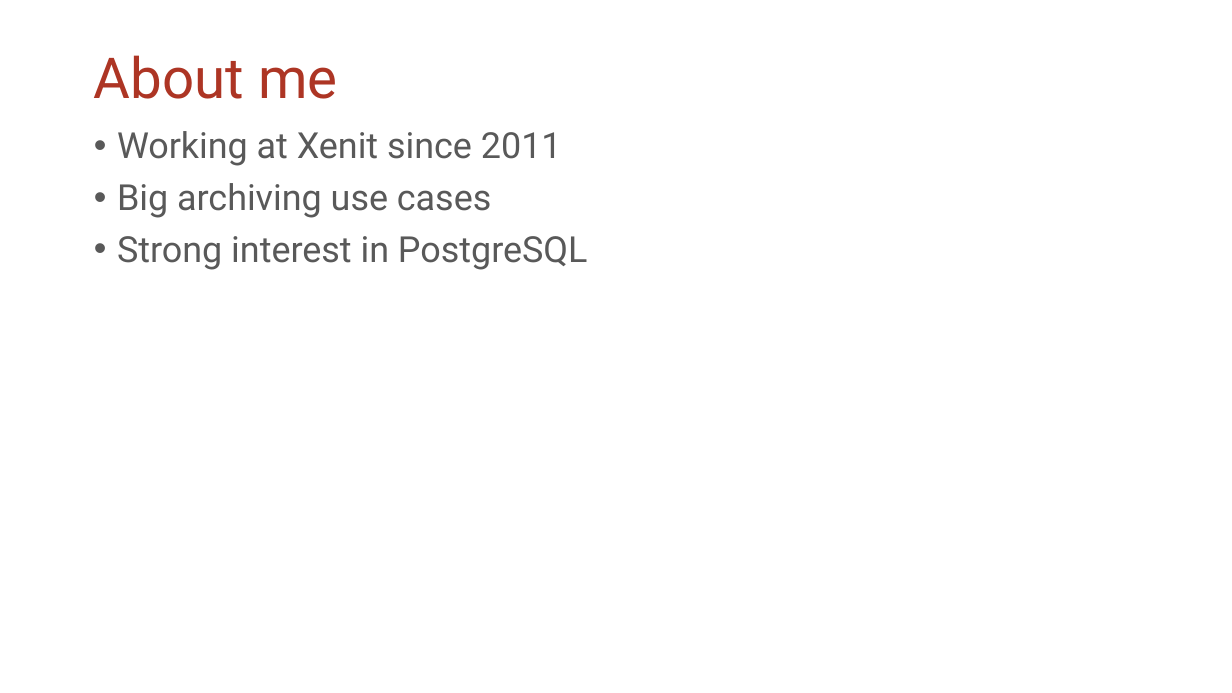
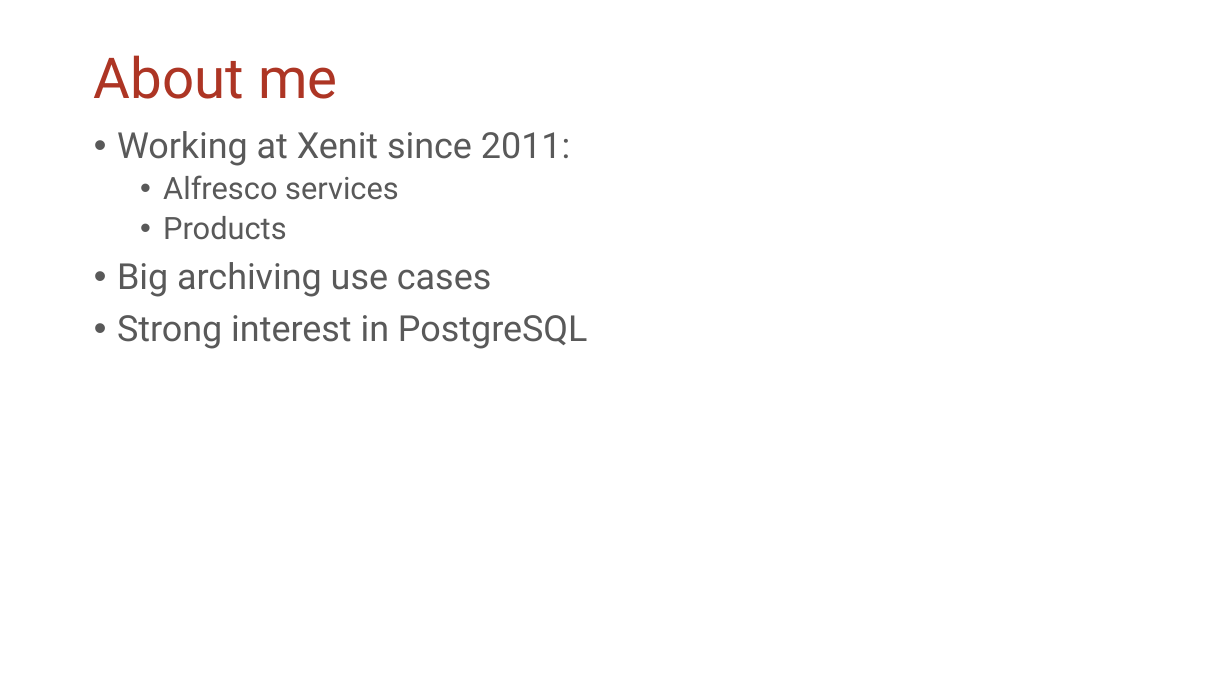
Before and after one commit to thijslemmens/pg-logical-replication-presentation, a slide deck: slide 2 of downtimeless_pg_upgrading.pptx. Drawn at 1232x693 pixels with LibreOffice and Linux fonts; fonts in the diff are those of the drawing; background and template pictures are left out. Boxes give left, top, right and bottom in pixels: in the first picture for what was removed or moved away, otherwise in the second. Text is boxed around its words. In the diff, an @@ line names an element or a change of style, - is before the commit and + after.

```diff
--- a/downtimeless_pg_upgrading.pptx
+++ b/downtimeless_pg_upgrading.pptx
@@ text at (x1=117, y1=131, x2=570, y2=240): text changed @@
-• Working at Xenit since 2011
+• Working at Xenit since 2011:
+  • Alfresco services
+  • Products
```
Also in this commit, not shown: 1 slide added, 3 other files.
